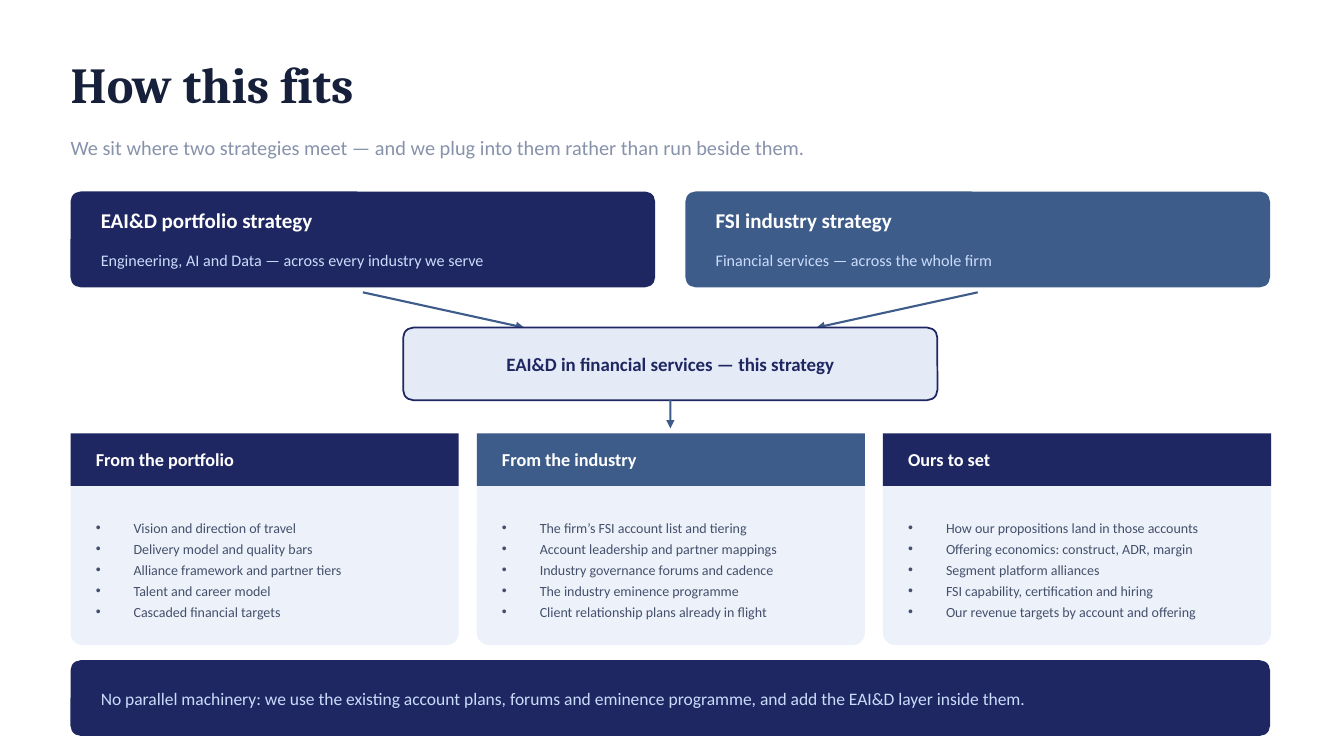
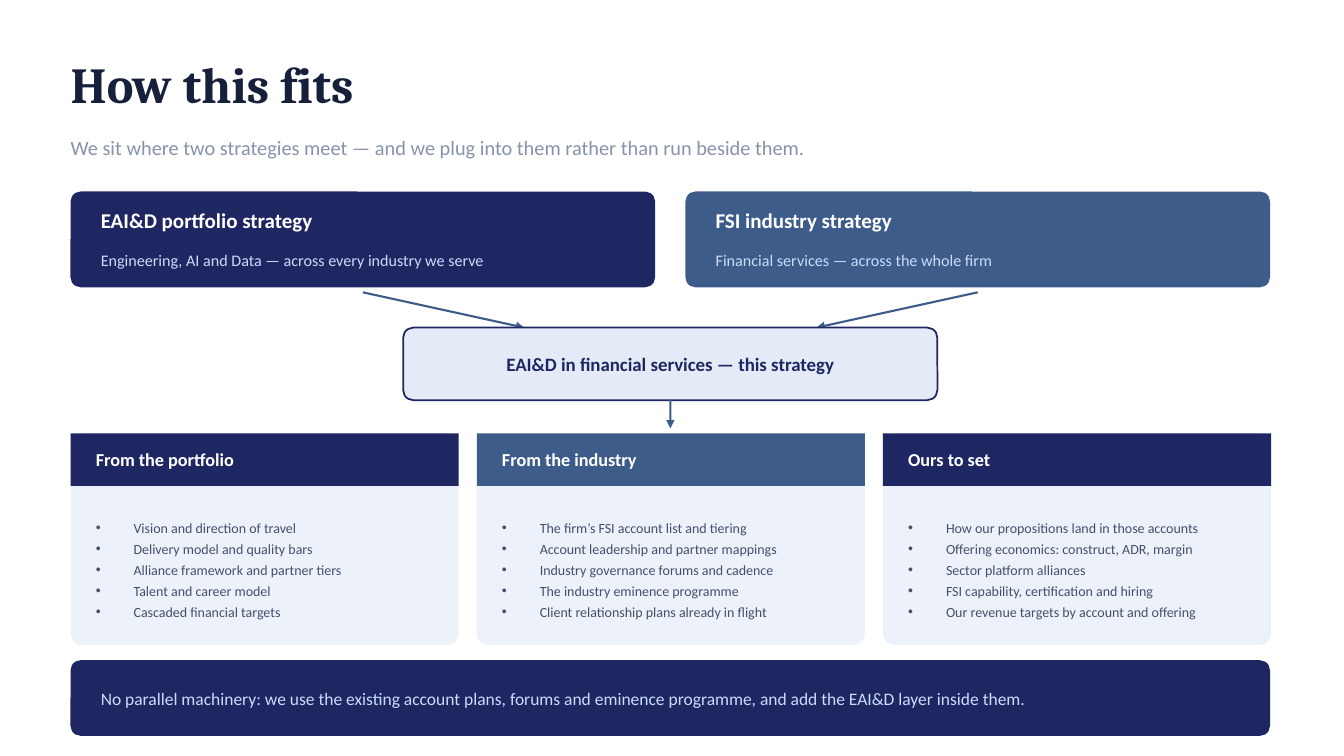
Before and after one commit to dhajjar-cyber/bae, a slide deck: slide 5 of FSI strategy/EAI&D-FSI-Strategy-Development-Plan.pptx. Drawn at 1344x756 pixels with LibreOffice and Linux fonts; fonts in the diff are those of the drawing. Boxes give left, top, right and bottom in pixels: in the first picture for what was removed or moved away, otherwise in the second. Text is boxed around its words. In the diff, an @@ line names an element or a change of style, - is before the commit and + after.

```diff
--- a/FSI strategy/EAI&D-FSI-Strategy-Development-Plan.pptx
+++ b/FSI strategy/EAI&D-FSI-Strategy-Development-Plan.pptx
@@ text at (x1=946, y1=565, x2=1086, y2=578): text changed @@
-• Segment platform alliances
+• Sector platform alliances
```
Also in this commit, not shown: 18 other slides changed, 2 other files.
